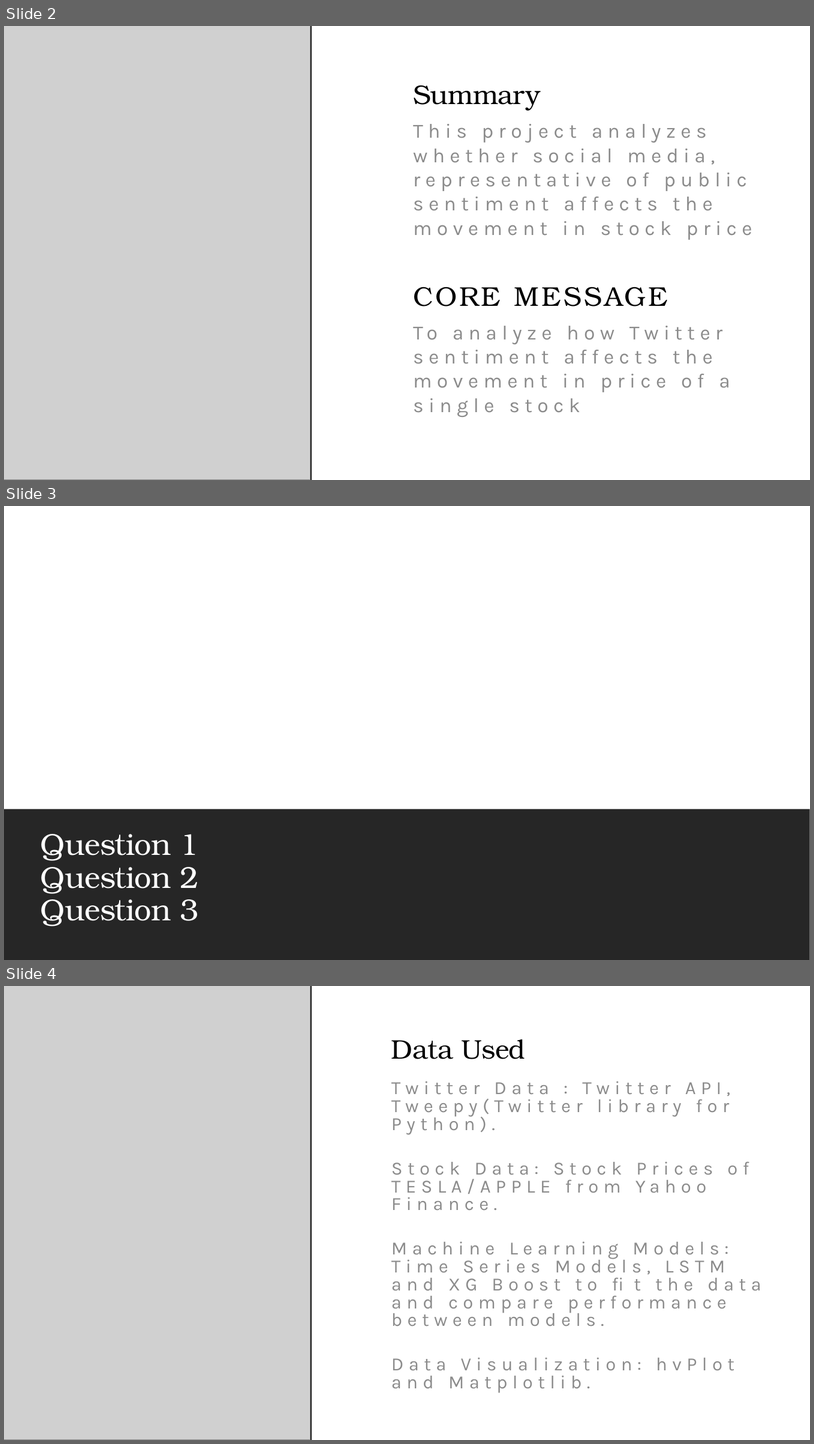
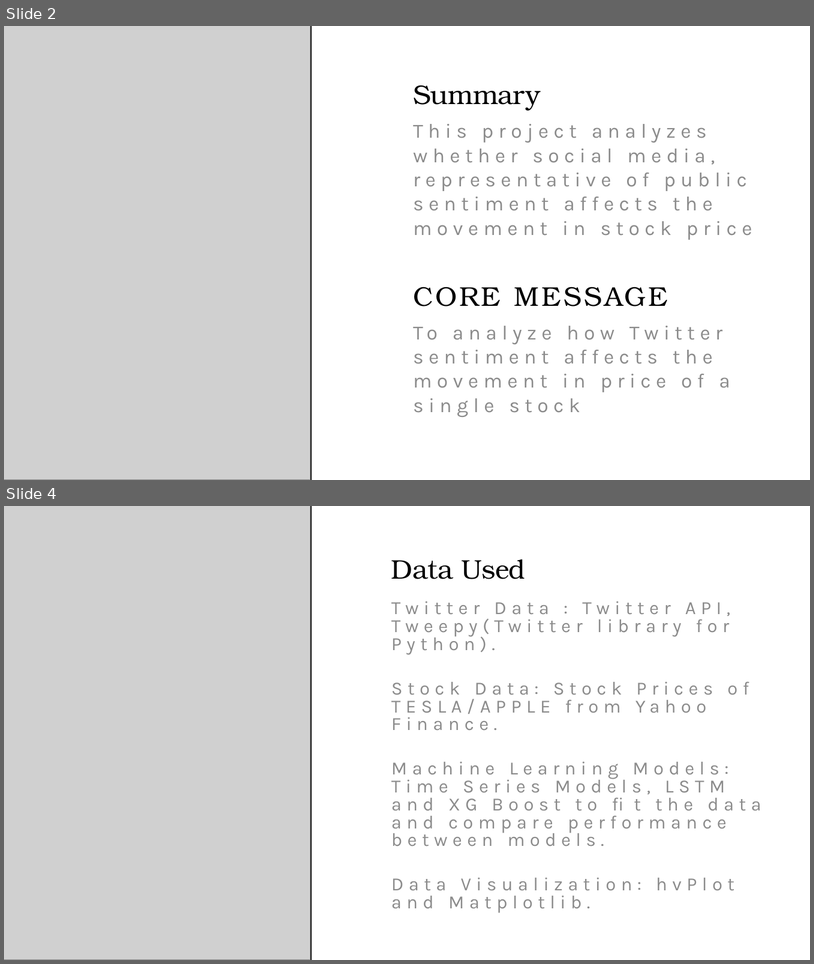
Before and after one commit to you915/Sentiment-Analysis-of-Twitter-Data-for-predicting-Apple-stock-price, a slide deck: Project 2 - Group 4.pptx. Shown one above the other, each under a label of ours: slides 2, 3 and 4 before the commit, slides 2 and 4 after it; the slides between them are not shown. The pictures are 814x1444 and 814x964 pixels, drawn with LibreOffice and Linux fonts; fonts in the diff are those of the drawing; grey boxes stand for pictures. Boxes give left, top, right and bottom in pixels: in the first picture for what was removed or moved away, otherwise in the second. Text is boxed around its words. In the diff, an @@ line names an element or a change of style, - is before the commit and + after.

```diff
--- a/Project 2 - Group 4.pptx
+++ b/Project 2 - Group 4.pptx
@@ slide 3 removed at (4, 506, 810, 960), background #FFFFFF @@
@@ rectangle removed at (4, 809, 810, 960) @@
@@ title removed at (40, 834, 198, 926) @@
-Question 1
-Question 2
-Question 3
```
Also in this commit, not shown: 2 slides changed, 3 slides added, 1 other slide removed, 1 other file.
